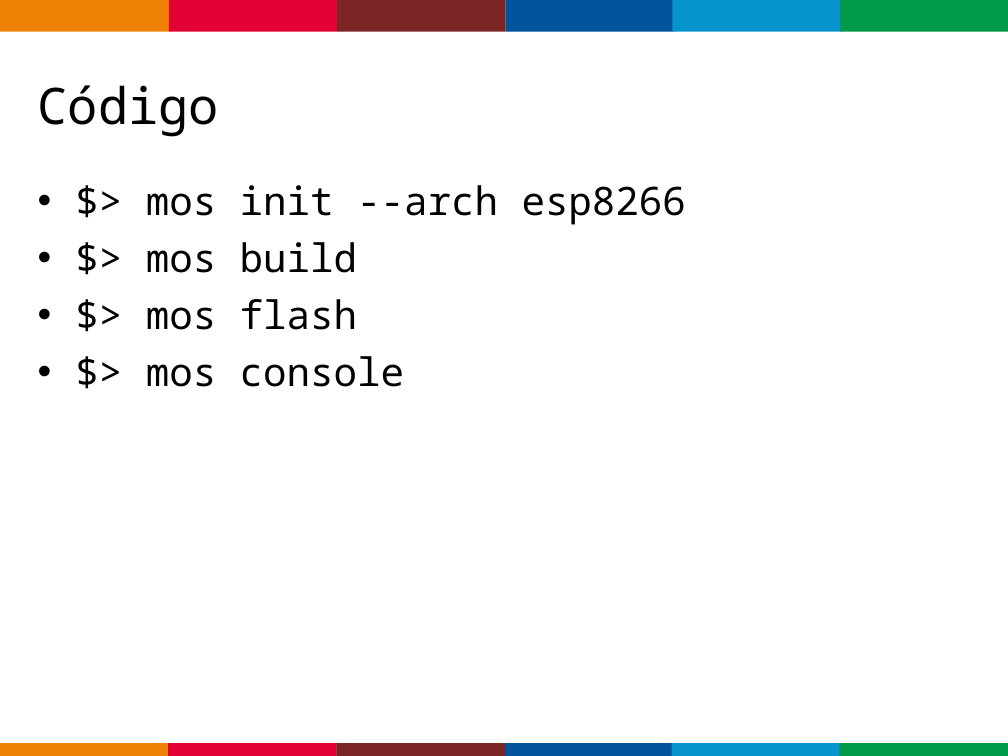
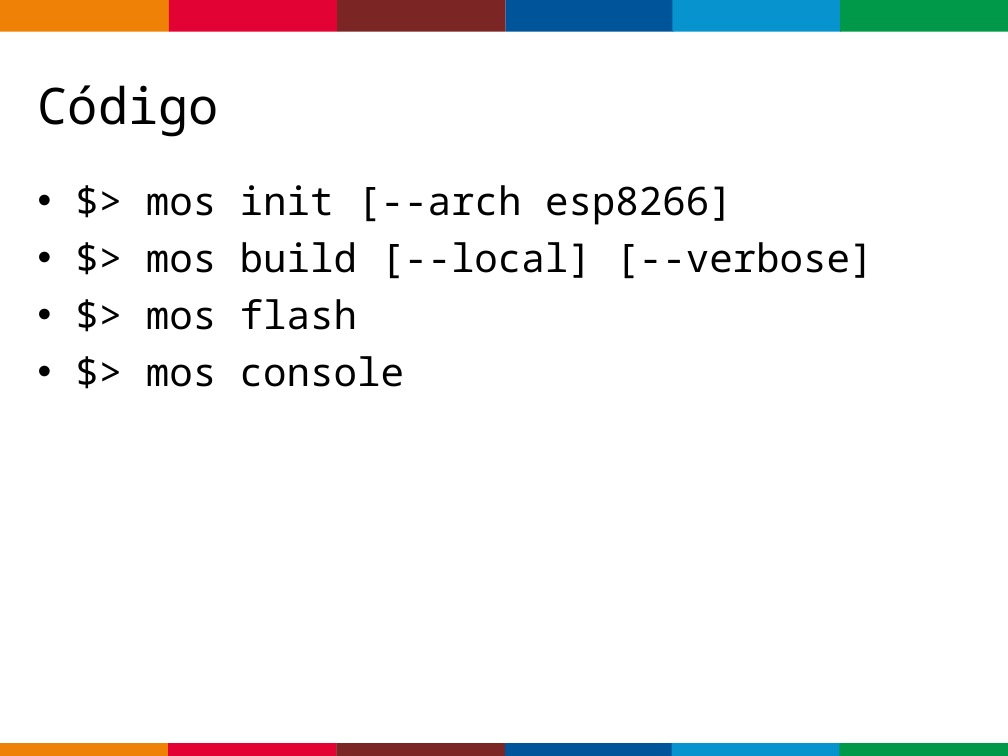
Before and after one commit to fkuhne/tdc17, a slide deck: slide 10 of slides/slides-TDC2017.ppt. Drawn at 1008x756 pixels with LibreOffice and Linux fonts; fonts in the diff are those of the drawing; background and template pictures are left out. Boxes give left, top, right and bottom in pixels: in the first picture for what was removed or moved away, otherwise in the second. Text is boxed around its words. In the diff, an @@ line names an element or a change of style, - is before the commit and + after.

Commit message:
Update dos slides.

```diff
--- a/slides/slides-TDC2017.ppt
+++ b/slides/slides-TDC2017.ppt
@@ text at [146,185,873,279]: text changed @@
-• $> mos init --arch esp8266
-• $> mos build
+• $> mos init [--arch esp8266]
+• $> mos build [--local] [--verbose]
```
Also in this commit, not shown: 1 other slide changed, 1 other file.
